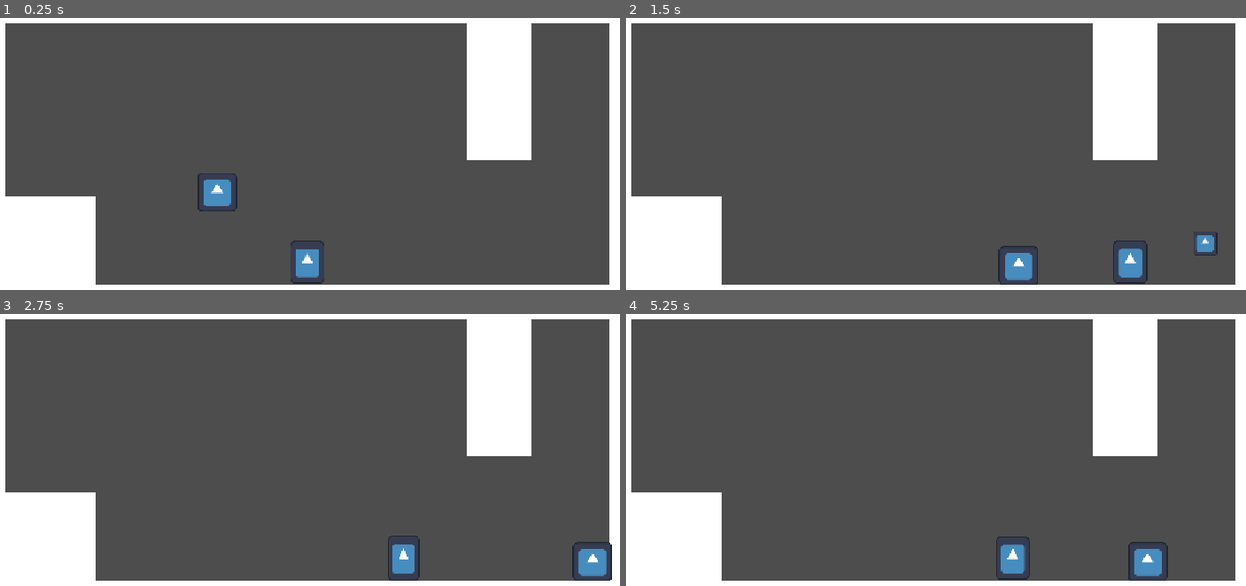
Above: before the commit, frames 1-4 (two rows, left to right).
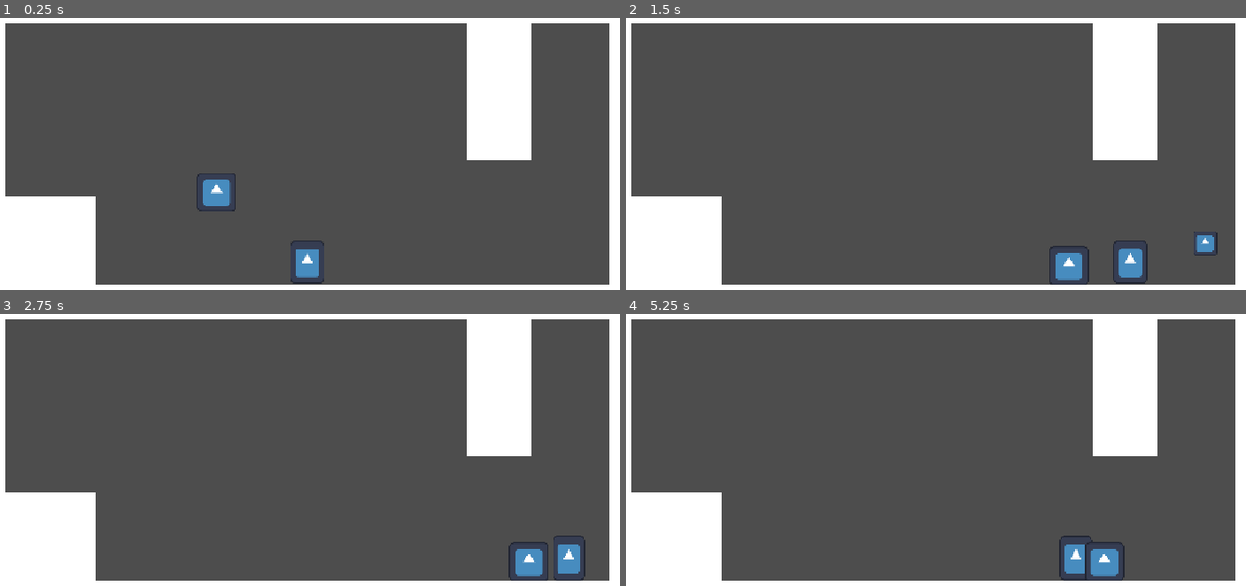
Above: after the commit, the same moments.

Repository: nilstop/SnowmanGame
Game: Godot game, scene res://stage.tscn
The game is run twice, just before and just after one commit, with the same random seed, the same clock (stepped at 60 frames per second) and the same inputs. The engine's default icon, where the game draws it, is replaced by a stand-in: a white triangle on a blue panel in a dark square.
Inputs:
- Up to frame 1 (0.25 s): no input
- Up to frame 2 (1.5 s): hold Right (right) from 0.53 s (still down); tap A (ice) at 0.6 s; tap Z (jump) at 0.77 s; tap X (shoot) at 1.35 s
- Up to frame 3 (2.75 s): tap Z (jump) at 1.52 s; release Right (right) at 2.03 s; hold Left (left) from 2.03 s (still down); tap Space (water) at 2.1 s
- Up to frame 4 (5.25 s): release Left (left) at 2.78 s; hold Right (right) 2.78-4.28 s; tap A (ice) at 2.85, 5.1 s; tap Z (jump) at 3.02, 3.77, 4.52 s; tap X (shoot) at 3.6 s; hold Left (left) 4.28-5.03 s; tap Space (water) at 4.35 s; hold Right (right) from 5.03 s (still down)

The runs differ from the first frame. In frame 1, 0.2% of the frame differs, in the area x 31-39%, y 58-71%; in frame 2, 1.1%; in frame 3, 2.1%; in frame 4, 2.2%, in the area x 59-88%, y 81-99%.

Commit message:
Added knockback to player and enemy

Diff:
--- a/Enemies/basic_enemy.tscn
+++ b/Enemies/basic_enemy.tscn
@@ -5,6 +5,7 @@
 [ext_resource type="Script" uid="uid://drscrrfnhdb86" path="res://Enemies/follow_behaviour.gd" id="2_m2rku"]
 [ext_resource type="Script" uid="uid://kv1klsxfgdos" path="res://Enemies/health.gd" id="3_gie15"]
 [ext_resource type="Script" uid="uid://bgjpbd5y6xqm4" path="res://Enemies/physics.gd" id="5_4vdx4"]
+[ext_resource type="Script" uid="uid://bcjrama33f6a2" path="res://Enemies/damage_dealer.gd" id="6_rcyh1"]
 
 [sub_resource type="RectangleShape2D" id="RectangleShape2D_t1tcq"]
 size = Vector2(48, 56)
@@ -31,6 +32,7 @@
 [node name="FollowBehaviour" type="Node2D" parent="." unique_id=1851862902]
 script = ExtResource("2_m2rku")
 speed = 366
+lerp_weight = 0.05
 
 [node name="Health" type="Node2D" parent="." unique_id=221398507]
 script = ExtResource("3_gie15")
@@ -40,10 +42,18 @@
 script = ExtResource("5_4vdx4")
 weight_multiplier = 1.0
 
-[node name="DamageArea" type="Area2D" parent="." unique_id=1273840320]
+[node name="DamageDealer" type="Node2D" parent="." unique_id=755945987 node_paths=PackedStringArray("physics_node")]
+script = ExtResource("6_rcyh1")
+touch_damage = 15
+knockback = 1000
+physics_node = NodePath("../Physics")
+
+[node name="DamageArea" type="Area2D" parent="DamageDealer" unique_id=1273840320]
 collision_layer = 0
-collision_mask = 6
+collision_mask = 2
 
-[node name="CollisionShape2D" type="CollisionShape2D" parent="DamageArea" unique_id=229967450]
+[node name="CollisionShape2D" type="CollisionShape2D" parent="DamageDealer/DamageArea" unique_id=229967450]
 shape = SubResource("RectangleShape2D_gie15")
 debug_color = Color(1, 1, 1, 0.41960785)
+
+[connection signal="area_entered" from="DamageDealer/DamageArea" to="DamageDealer" method="_on_damage_area_area_entered"]
--- /dev/null
+++ b/Enemies/damage_dealer.gd
@@ -0,0 +1,10 @@
+extends Node2D
+
+@export var touch_damage: int
+@export var knockback: int
+@export var physics_node: Node2D
+
+func _on_damage_area_area_entered(area: Area2D) -> void:
+	if area.is_in_group("snowman_damage_area"):
+		area.get_parent().hit(self, touch_damage, knockback)
+		physics_node.knockback(area.get_parent())
--- a/Enemies/follow_behaviour.gd
+++ b/Enemies/follow_behaviour.gd
@@ -1,6 +1,7 @@
 extends Node2D
 
 @export var speed: int
+@export var lerp_weight: float
 @onready var snowman: CharacterBody2D = get_tree().get_first_node_in_group("snowman")
 @onready var p = get_parent()
 
@@ -10,8 +11,8 @@
 func _physics_process(delta: float) -> void:
 	# Follow snowman
 	if snowman.global_position.x - p.global_position.x <= 0:
-		direction = lerp(direction, -1.0, 0.02)
+		direction = lerp(direction, -1.0, lerp_weight)
 	if snowman.global_position.x - p.global_position.x >= 0:
-		direction = lerp(direction, 1.0, 0.02)
-	p.velocity.x = direction * speed
+		direction = lerp(direction, 1.0, lerp_weight)
+	p.velocity.x = lerp(p.velocity.x, direction * speed, 0.1)
 	p.move_and_slide()
--- a/Enemies/physics.gd
+++ b/Enemies/physics.gd
@@ -2,10 +2,13 @@
 
 @onready var p = get_parent()
 
-# Applied to the bounce force
+# Applied to the bounce and knockback force
 @export var weight_multiplier: float
 
 const GRAVITY = 1200
+const KNOCKBACK = 500
+
+var physics_velocity: Vector2
 
 func _physics_process(delta: float) -> void:
 	# Apply gravity
@@ -20,3 +23,8 @@
 	if p.is_on_floor():
 		p.velocity.y = -force * weight_multiplier
 		p.move_and_slide()
+
+func knockback(player):
+	print("knockback")
+	p.velocity = p.global_position.direction_to(player.global_position) * -KNOCKBACK * weight_multiplier
+	p.move_and_slide()
--- a/Snowman/snowman.gd
+++ b/Snowman/snowman.gd
@@ -189,3 +189,11 @@
 func _on_ice_damage_area_body_entered(body: Node2D) -> void:
 	if body.has_method("take_damage") and state == States.Ice:
 		body.take_damage(100)
+
+# Take damage & apply knockback when colliding with enemies
+func hit(enemy, damage, knockback):
+	if state == States.Snow:
+		Global.player_health -= damage
+		print(Global.player_health)
+		velocity = global_position.direction_to(enemy.global_position) * -Vector2(knockback, knockback * 0.4)
+		move_and_slide()
--- a/Snowman/snowman.tscn
+++ b/Snowman/snowman.tscn
@@ -13,6 +13,9 @@
 
 [sub_resource type="RectangleShape2D" id="RectangleShape2D_shg61"]
 size = Vector2(36, 36)
+
+[sub_resource type="RectangleShape2D" id="RectangleShape2D_71em2"]
+size = Vector2(40, 56)
 
 [sub_resource type="CircleShape2D" id="CircleShape2D_shg61"]
 radius = 13.0
@@ -100,6 +103,13 @@
 shape = SubResource("RectangleShape2D_shg61")
 debug_color = Color(0.8509804, 0.6, 0.69803923, 0.41960785)
 
+[node name="DamageArea" type="Area2D" parent="." unique_id=1958630698 groups=["snowman_damage_area"]]
+collision_layer = 2
+collision_mask = 8
+
+[node name="CollisionShape2D" type="CollisionShape2D" parent="DamageArea" unique_id=1571679645]
+shape = SubResource("RectangleShape2D_71em2")
+
 [node name="WaterShape" type="CollisionShape2D" parent="." unique_id=583217735]
 shape = SubResource("CircleShape2D_shg61")
 disabled = true
--- a/global.gd
+++ b/global.gd
@@ -1,3 +1,5 @@
 extends Node
 
-var health := 0
+var player_start_health := 100
+
+var player_health := player_start_health
--- a/project.godot
+++ b/project.godot
@@ -29,6 +29,7 @@
 snowman=""
 snowball=""
 enemy=""
+snowman_damage_area=""
 
 [input]
 
Not shown, added: Enemies/damage_dealer.gd.uid
